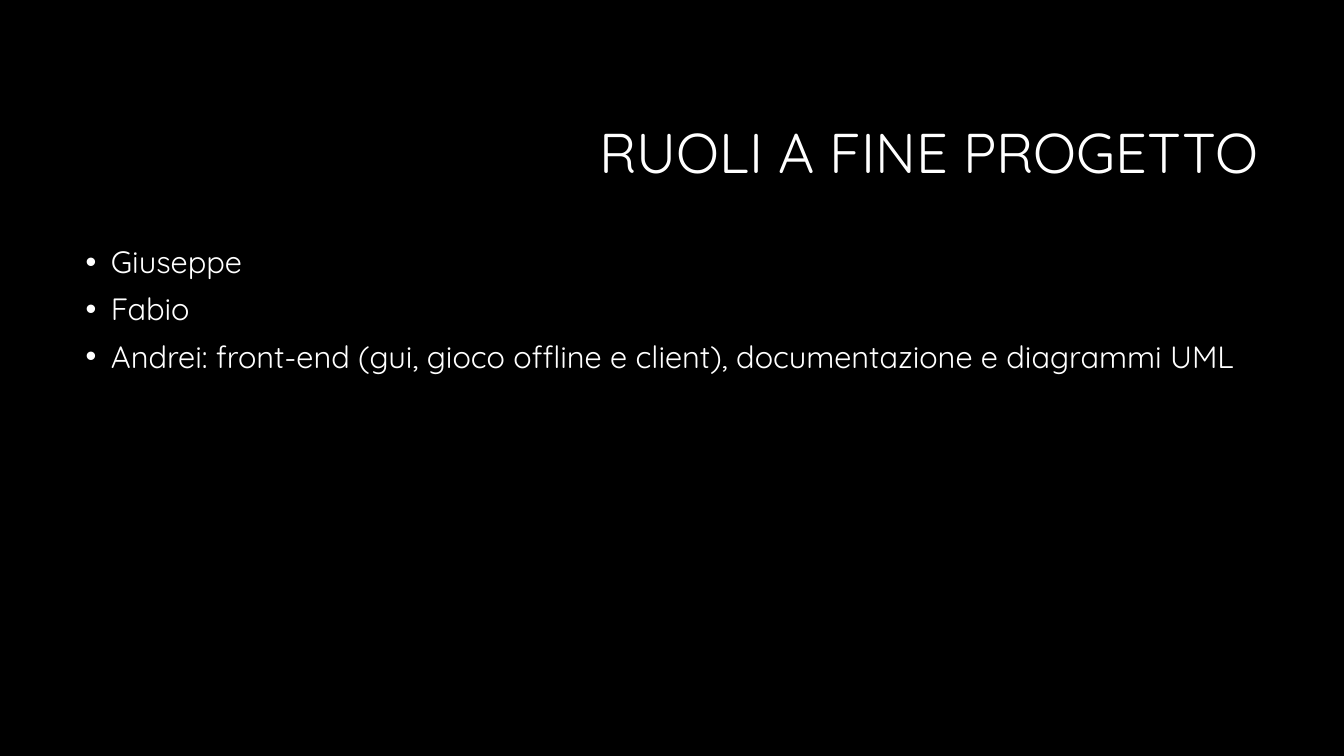
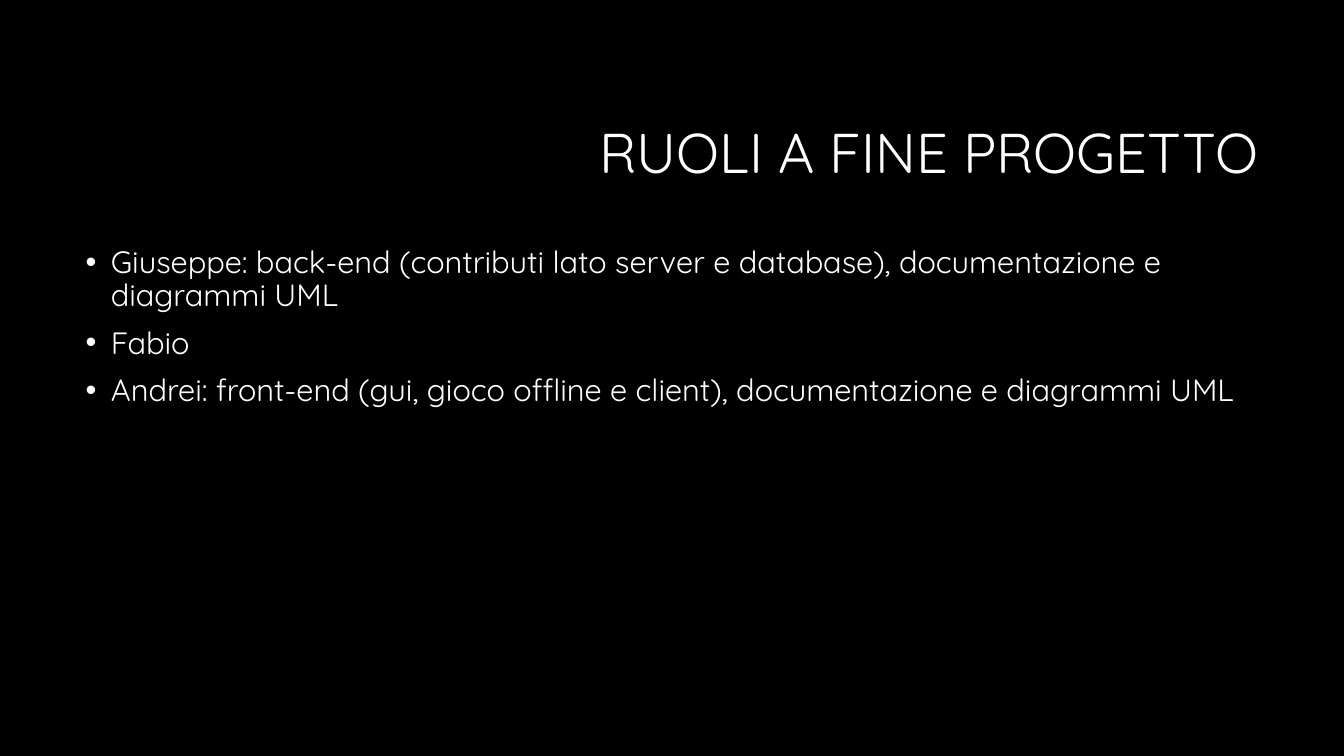
Before and after one commit to Andrei-Soava/Uno, a slide deck: slide 19 of documentazione/ONE_presentazione.pptx. Drawn at 1344x756 pixels with LibreOffice and Linux fonts; fonts in the diff are those of the drawing; background and template pictures are left out. Boxes give left, top, right and bottom in pixels: in the first picture for what was removed or moved away, otherwise in the second. Text is boxed around its words. In the diff, an @@ line names an element or a change of style, - is before the commit and + after.

Commit message:
Contributi ruoli
Aggiunta dei contributi nel progetto

```diff
--- a/documentazione/ONE_presentazione.pptx
+++ b/documentazione/ONE_presentazione.pptx
@@ text at box(111, 250, 1161, 312): text changed @@
-• Giuseppe
+• Giuseppe: back-end (contributi lato server e database), documentazione e diagrammi UML
```
Also in this commit, not shown: 1 other file.
